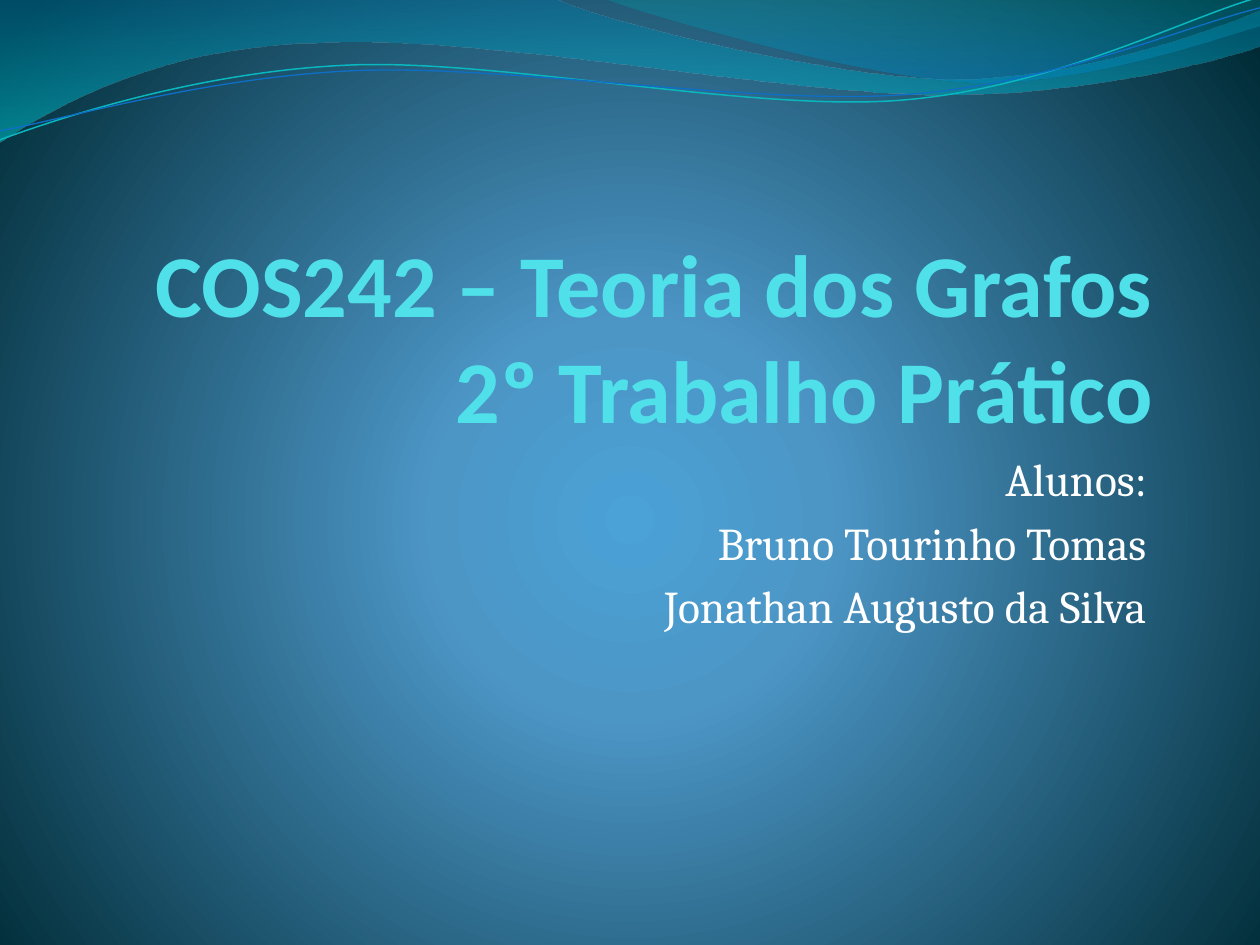
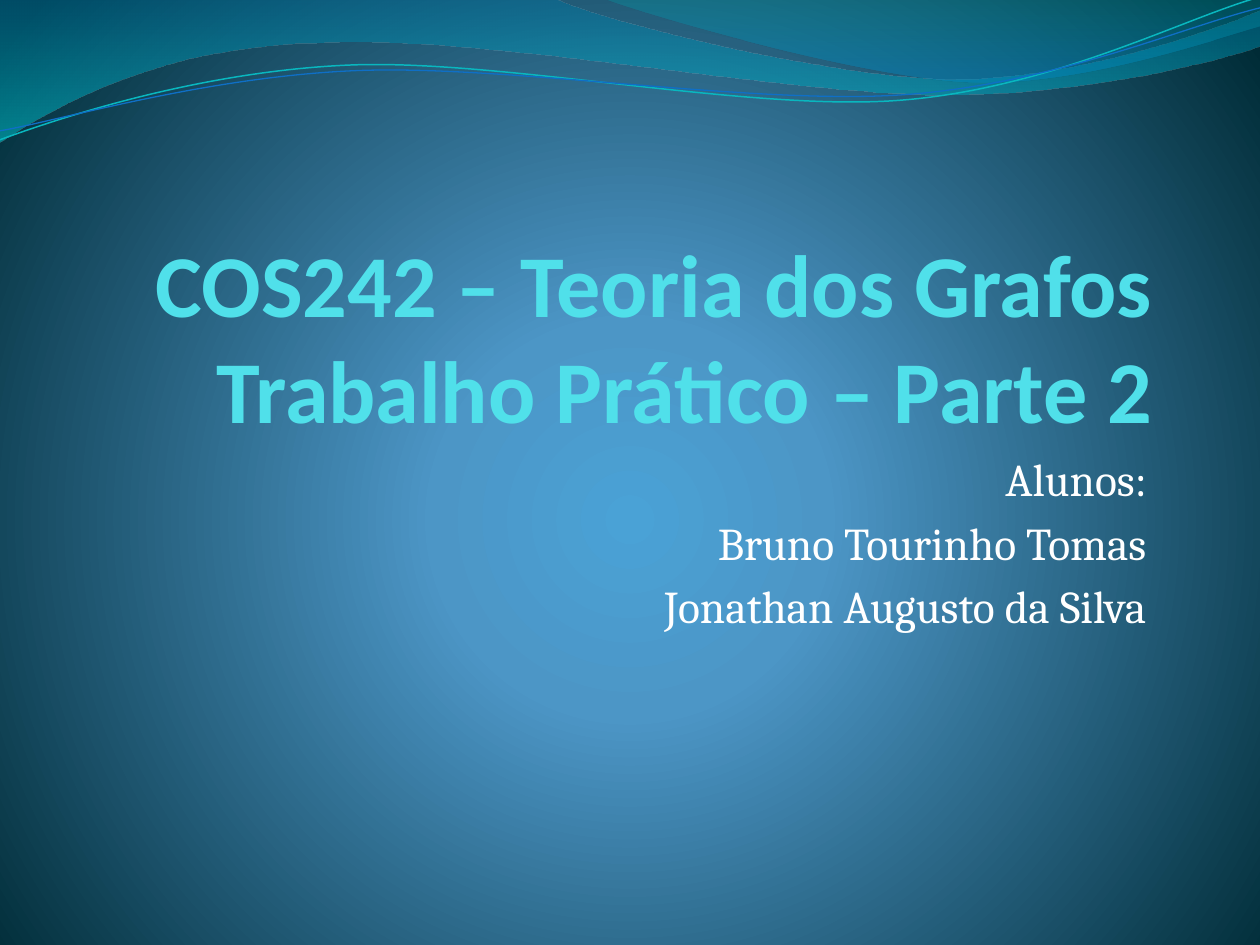
Before and after one commit to jonathanaugusto/grafos2011, a slide deck: slide 1 of apresentacao2.pptx. Drawn at 1260x945 pixels with LibreOffice and Linux fonts; fonts in the diff are those of the drawing. Boxes give left, top, right and bottom in pixels: in the first picture for what was removed or moved away, otherwise in the second. Text is boxed around its words. In the diff, an @@ line names an element or a change of style, - is before the commit and + after.

```diff
--- a/apresentacao2.pptx
+++ b/apresentacao2.pptx
@@ title at bbox=[156, 243, 1153, 444]: text changed @@
-COS242 – Teoria dos Grafos
-2º Trabalho Prático
+COS242 – Teoria dos Grafos
+Trabalho Prático – Parte 2
```
Also in this commit, not shown: 11 other slides changed, 6 slides added, 5 slides removed, 5 other files.
